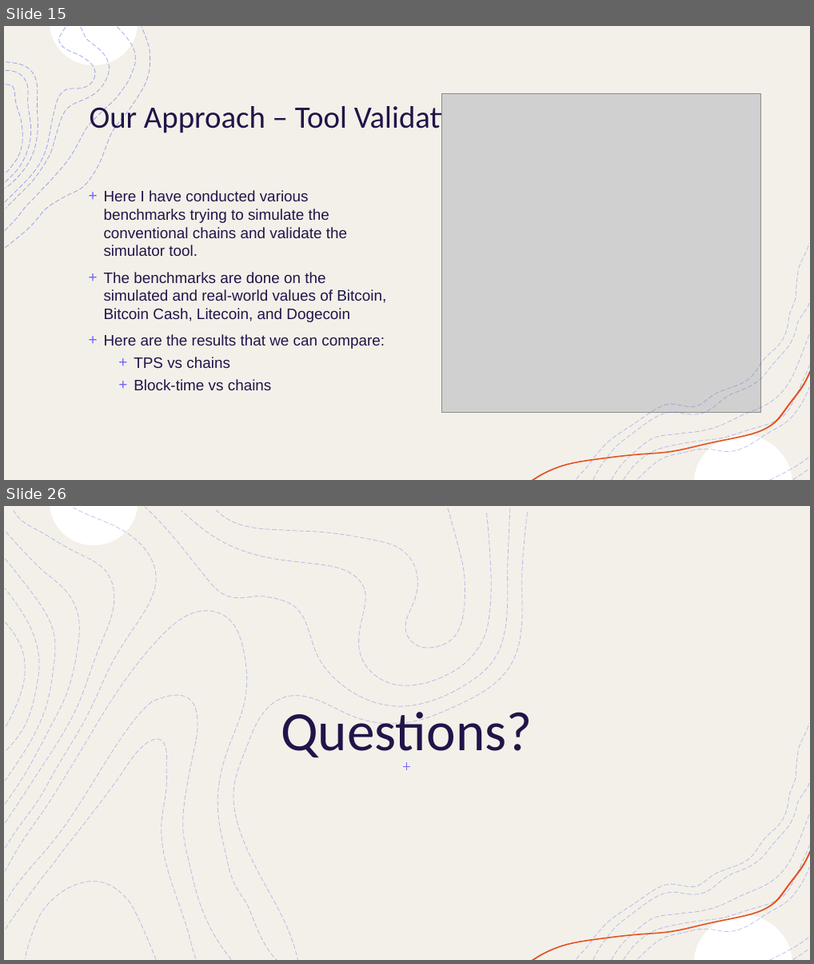
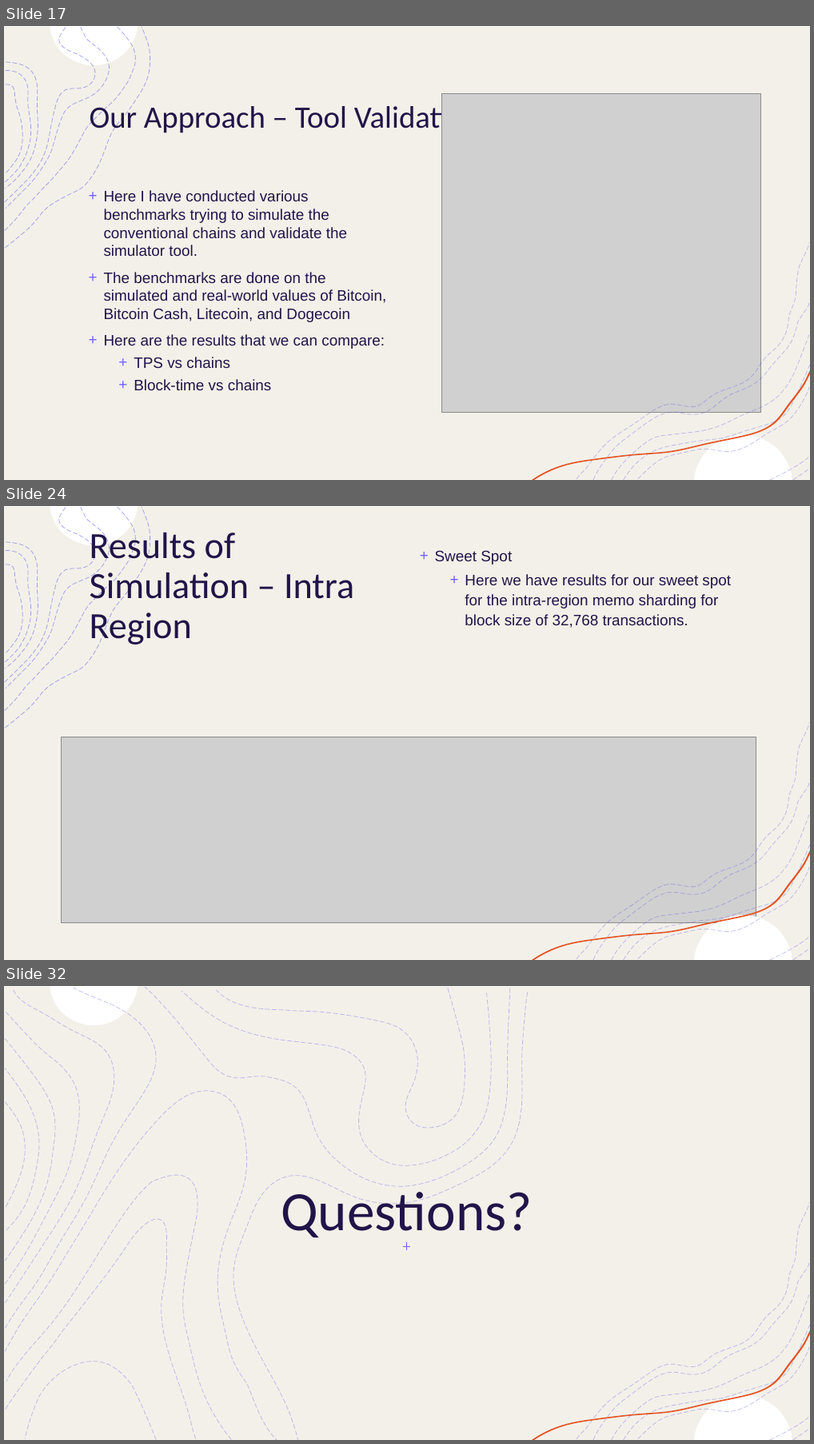
Before and after one commit to OmGandhi091611/Sharding_Simulations, a slide deck: Paper/Final Presentation.pptx. Shown one above the other, each under a label of ours: slides 15 and 26 before the commit, slides 17, 24 and 32 after it; the slides between them are not shown. The pictures are 814x964 and 814x1444 pixels, drawn with LibreOffice and Linux fonts; fonts in the diff are those of the drawing; grey boxes stand for pictures. Boxes give left, top, right and bottom in pixels: in the first picture for what was removed or moved away, otherwise in the second. Text is boxed around its words. In the diff, an @@ line names an element or a change of style, - is before the commit and + after.

```diff
--- a/Paper/Final Presentation.pptx
+++ b/Paper/Final Presentation.pptx
@@ slide 24 added at bbox=[4, 506, 810, 960], background #FFFFFF; not listed: 10 template elements that a slide beside it also shows @@
@@ rectangle added at bbox=[4, 506, 810, 960], fill #FFFFFF, outline #F2F2F2 1 pt @@
@@ rectangle added at bbox=[4, 506, 810, 960], fill #F3F0E9 @@
@@ title added at bbox=[90, 528, 354, 647], 44 pt, text #201449 @@
+Results of Simulation – Intra Region
@@ text added at bbox=[435, 550, 731, 628], 18 pt, text #201449 @@
++ Sweet Spot
+  + Here we have results for our sweet spot for the intra-region memo sharding for block size of 32,768 transactions.
@@ group added at bbox=[5, 506, 150, 728]: 8 freeform shapes @@
@@ picture added at bbox=[61, 736, 757, 923] @@
@@ group added at bbox=[532, 723, 810, 960]: 9 freeform shapes @@
@@ what was slide 15 is now slide 17 @@
@@ what was slide 26 is now slide 32 @@
```
Also in this commit, not shown: 4 slides changed, 10 other slides added, 5 slides removed.
